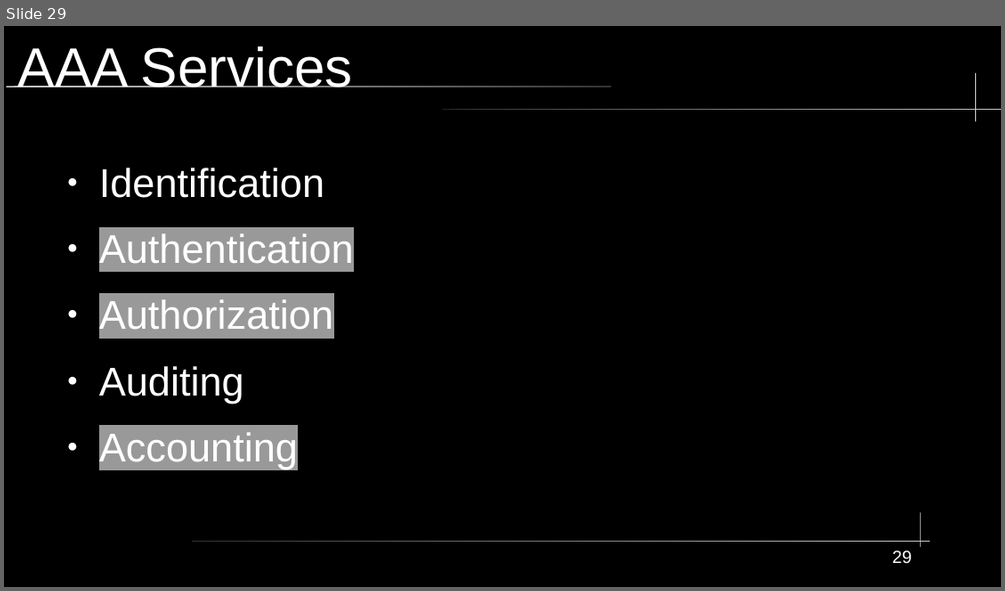
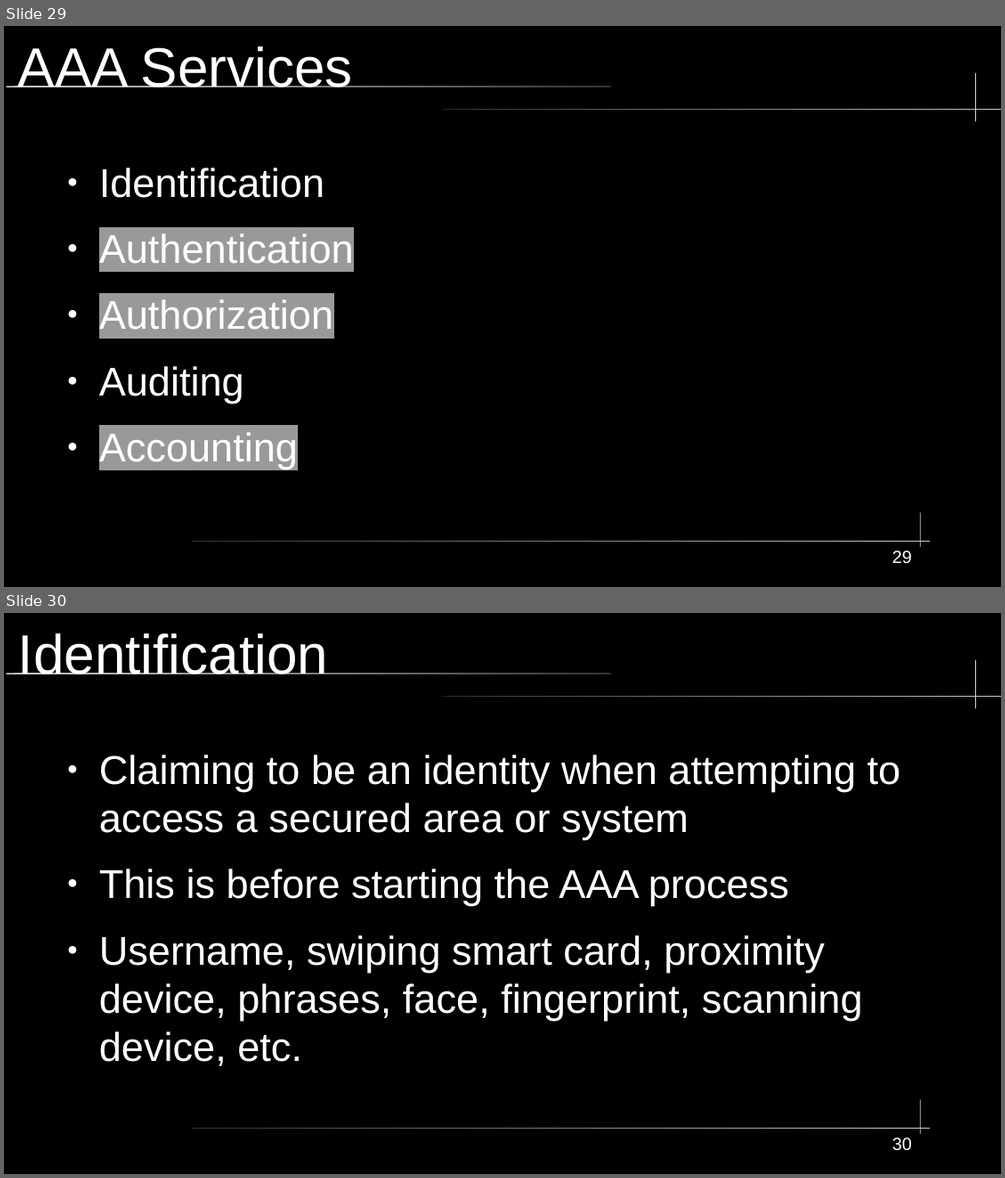
Before and after one commit to City-Colleges-of-Chicago-Cybersecurity/COMPSFI-214, a slide deck: 2026/Spring/powerpoints/Chapter-01-Security-Governance-Through-Principles-and-Policies.odp. Shown one above the other, each under a label of ours: slide 29 before the commit, slides 29 and 30 after it. The pictures are 1005x591 and 1005x1178 pixels, drawn with LibreOffice and Linux fonts; fonts in the diff are those of the drawing. Boxes give left, top, right and bottom in pixels: in the first picture for what was removed or moved away, otherwise in the second. Text is boxed around its words. In the diff, an @@ line names an element or a change of style, - is before the commit and + after.

```diff
--- a/2026/Spring/powerpoints/Chapter-01-Security-Governance-Through-Principles-and-Policies.odp
+++ b/2026/Spring/powerpoints/Chapter-01-Security-Governance-Through-Principles-and-Policies.odp
@@ slide 30 added at (x1=4, y1=613, x2=1001, y2=1174), background #000000; not listed: 5 template elements that a slide beside it also shows @@
@@ title added at (x1=18, y1=633, x2=328, y2=674), 44 pt, text #FFFFFF @@
+Identification
@@ text added at (x1=99, y1=755, x2=901, y2=1066), 32 pt, text #FFFFFF @@
+● Claiming to be an identity when attempting to access a secured area or system
+● This is before starting the AAA process
+● Username, swiping smart card, proximity device, phrases, face, fingerprint, scanning device, etc.
@@ page number added at (x1=892, y1=1137, x2=912, y2=1151), 14 pt, text #FFFFFF @@
+30
```
Also in this commit, not shown: 11 other slides added, 1 slide removed.
